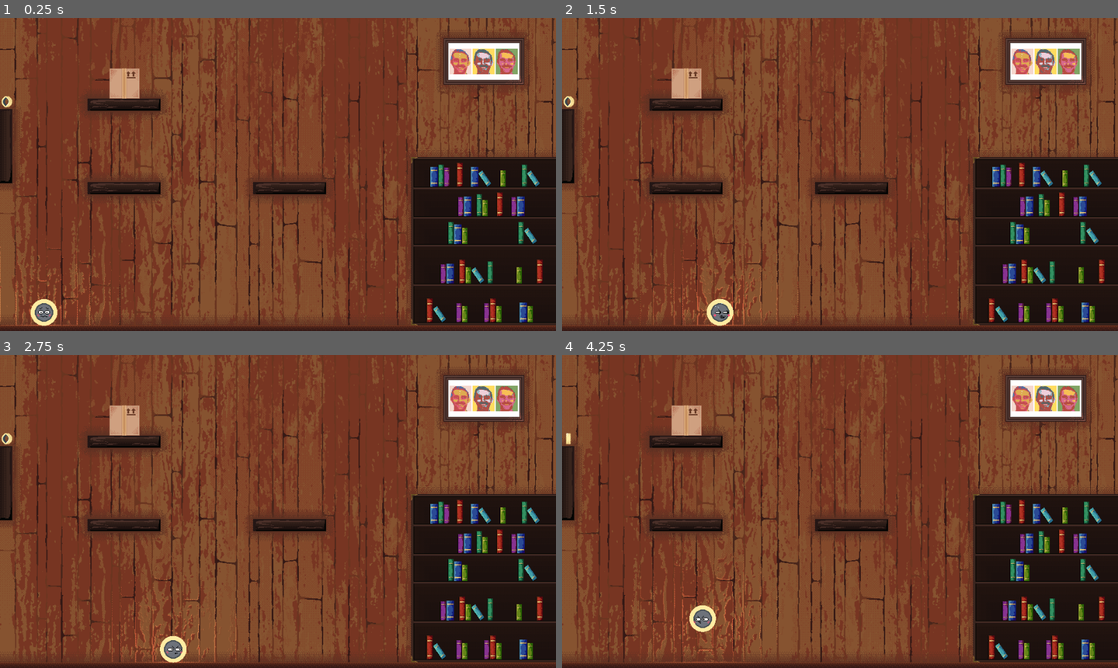
Above: before the commit, frames 1-4 (two rows, left to right).
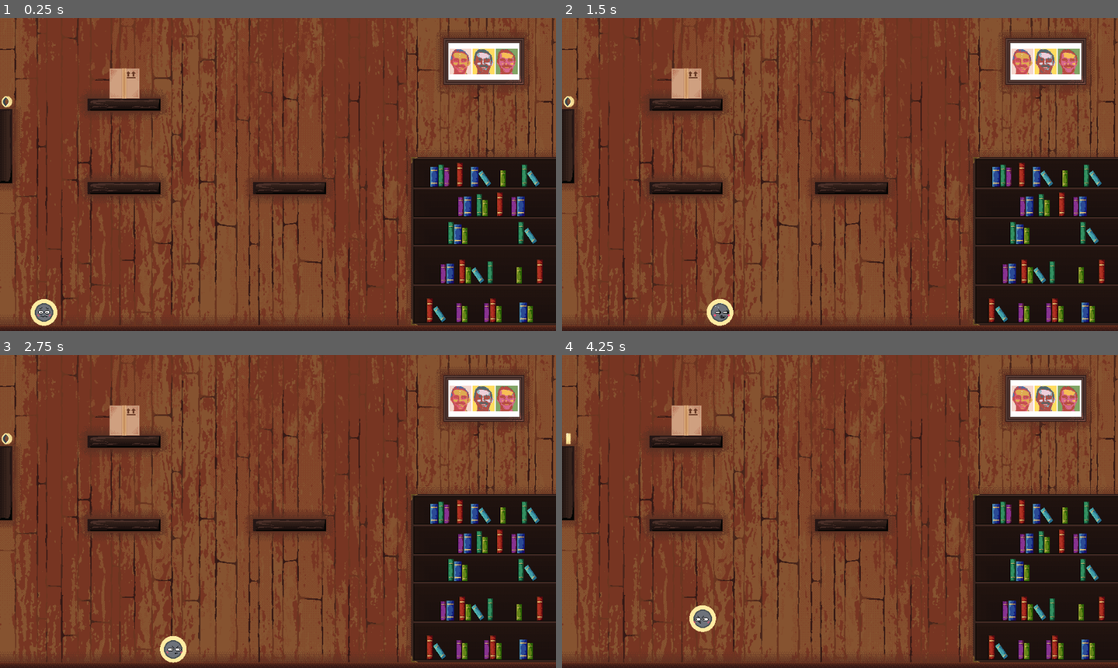
Above: after the commit, the same moments.

Repository: NAERNON/ggj-2026-mask
Game: Godot game, scene res://scenes/main.tscn
Two runs of this game, one before a commit and one after it. Both use one fixed random seed, a clock stepped at 60 frames per second and the inputs below.
Inputs:
- Up to frame 1 (0.25 s): no input
- Up to frame 2 (1.5 s): tap Enter (ui_accept) at 0.5 s; hold D (move_tape_right) 0.53-1.28 s; hold R (move_tape_reroll) 0.53-1.28 s; tap Space (move_tape_jump) at 0.77 s; hold S (move_tape_down) from 1.28 s (still down); tap G (tape_switch_grip) at 1.35 s
- Up to frame 3 (2.75 s): tap Space (move_tape_jump) at 1.52 s; release S (move_tape_down) at 2.03 s; hold D (move_tape_right) from 2.03 s (still down); hold R (move_tape_reroll) from 2.03 s (still down)
- Up to frame 4 (4.25 s): release D (move_tape_right) at 2.78 s; release R (move_tape_reroll) at 2.78 s; hold W (move_tape_up) 2.78-3.53 s; tap G (tape_switch_grip) at 2.85 s; tap Space (move_tape_jump) at 3.02, 3.77 s; hold A (move_tape_left) from 3.53 s (still down); hold R (move_tape_reroll) from 3.53 s (still down)

The runs differ from the first frame. In frame 1, 0.3% of the frame differs, in the area x 0-24%, y 69-99%; in frame 2, 0.5%; in frame 3, 0.4%; in frame 4, 0.7%, in the area x 11-39%, y 60-99%.

Commit message:
Background painting anim

Diff:
--- /dev/null
+++ b/aseprite/house/background_painting.tres
@@ -0,0 +1,95 @@
+[gd_resource type="SpriteFrames" format=3 uid="uid://da6tmbly4q710"]
+
+[ext_resource type="Texture2D" uid="uid://ctu64a6fwkeif" path="res://aseprite/house/background_painting.png" id="1_jdbou"]
+
+[sub_resource type="AtlasTexture" id="AtlasTexture_l6tmp"]
+atlas = ExtResource("1_jdbou")
+region = Rect2(0, 0, 960, 540)
+
+[sub_resource type="AtlasTexture" id="AtlasTexture_acha4"]
+atlas = ExtResource("1_jdbou")
+region = Rect2(960, 0, 960, 540)
+
+[sub_resource type="AtlasTexture" id="AtlasTexture_0sxbu"]
+atlas = ExtResource("1_jdbou")
+region = Rect2(1920, 0, 960, 540)
+
+[sub_resource type="AtlasTexture" id="AtlasTexture_dtw8q"]
+atlas = ExtResource("1_jdbou")
+region = Rect2(2880, 0, 960, 540)
+
+[sub_resource type="AtlasTexture" id="AtlasTexture_w0gsp"]
+atlas = ExtResource("1_jdbou")
+region = Rect2(3840, 0, 960, 540)
+
+[sub_resource type="AtlasTexture" id="AtlasTexture_qg8in"]
+atlas = ExtResource("1_jdbou")
+region = Rect2(4800, 0, 960, 540)
+
+[sub_resource type="AtlasTexture" id="AtlasTexture_5juoy"]
+atlas = ExtResource("1_jdbou")
+region = Rect2(5760, 0, 960, 540)
+
+[sub_resource type="AtlasTexture" id="AtlasTexture_6f1rd"]
+atlas = ExtResource("1_jdbou")
+region = Rect2(6720, 0, 960, 540)
+
+[sub_resource type="AtlasTexture" id="AtlasTexture_np4w0"]
+atlas = ExtResource("1_jdbou")
+region = Rect2(7680, 0, 960, 540)
+
+[sub_resource type="AtlasTexture" id="AtlasTexture_uwbhd"]
+atlas = ExtResource("1_jdbou")
+region = Rect2(8640, 0, 960, 540)
+
+[sub_resource type="AtlasTexture" id="AtlasTexture_fjyrr"]
+atlas = ExtResource("1_jdbou")
+region = Rect2(9600, 0, 960, 540)
+
+[sub_resource type="AtlasTexture" id="AtlasTexture_x7pmc"]
+atlas = ExtResource("1_jdbou")
+region = Rect2(10560, 0, 960, 540)
+
+[resource]
+animations = [{
+"frames": [{
+"duration": 1.0,
+"texture": SubResource("AtlasTexture_l6tmp")
+}, {
+"duration": 1.0,
+"texture": SubResource("AtlasTexture_acha4")
+}, {
+"duration": 1.0,
+"texture": SubResource("AtlasTexture_0sxbu")
+}, {
+"duration": 1.0,
+"texture": SubResource("AtlasTexture_dtw8q")
+}, {
+"duration": 1.0,
+"texture": SubResource("AtlasTexture_w0gsp")
+}, {
+"duration": 1.0,
+"texture": SubResource("AtlasTexture_qg8in")
+}, {
+"duration": 1.0,
+"texture": SubResource("AtlasTexture_5juoy")
+}, {
+"duration": 1.0,
+"texture": SubResource("AtlasTexture_6f1rd")
+}, {
+"duration": 1.0,
+"texture": SubResource("AtlasTexture_np4w0")
+}, {
+"duration": 1.0,
+"texture": SubResource("AtlasTexture_uwbhd")
+}, {
+"duration": 1.0,
+"texture": SubResource("AtlasTexture_fjyrr")
+}, {
+"duration": 1.0,
+"texture": SubResource("AtlasTexture_x7pmc")
+}],
+"loop": false,
+"name": &"default",
+"speed": 7.0
+}]
--- a/scenes/main.tscn
+++ b/scenes/main.tscn
@@ -3,6 +3,7 @@
 [ext_resource type="Script" uid="uid://dy78nvx7md1h5" path="res://scenes/main.gd" id="1_0wfyh"]
 [ext_resource type="PackedScene" uid="uid://ba5ixoxqnb3gk" path="res://assets/masking_tape.tscn" id="1_o5qli"]
 [ext_resource type="Texture2D" uid="uid://cj1mrtn34jdjd" path="res://aseprite/house/background.tres" id="2_sugp2"]
+[ext_resource type="SpriteFrames" uid="uid://da6tmbly4q710" path="res://aseprite/house/background_painting.tres" id="3_ya4ey"]
 [ext_resource type="Texture2D" uid="uid://i2k4p6ekqwfd" path="res://aseprite/house/light.png" id="4_jyhfs"]
 [ext_resource type="SpriteFrames" uid="uid://cu87v0mvt5ao6" path="res://aseprite/house/refill.tres" id="5_85g3d"]
 [ext_resource type="Texture2D" uid="uid://d3fmtlbgwtw3" path="res://aseprite/house/box.png" id="5_choun"]
@@ -53,6 +54,10 @@
 [node name="Background" type="Sprite2D" parent="." unique_id=323147266]
 light_mask = 3
 texture = ExtResource("2_sugp2")
+offset = Vector2(480, 270)
+
+[node name="BackgroundAnimated" type="AnimatedSprite2D" parent="." unique_id=1504216153]
+sprite_frames = ExtResource("3_ya4ey")
 offset = Vector2(480, 270)
 
 [node name="MaskingTape" parent="." unique_id=311947507 instance=ExtResource("1_o5qli")]
Binary file added: aseprite/house/background_painting.aseprite
Binary file added: aseprite/house/background_painting.png
Not shown, added: aseprite/house/background_painting.png.import
